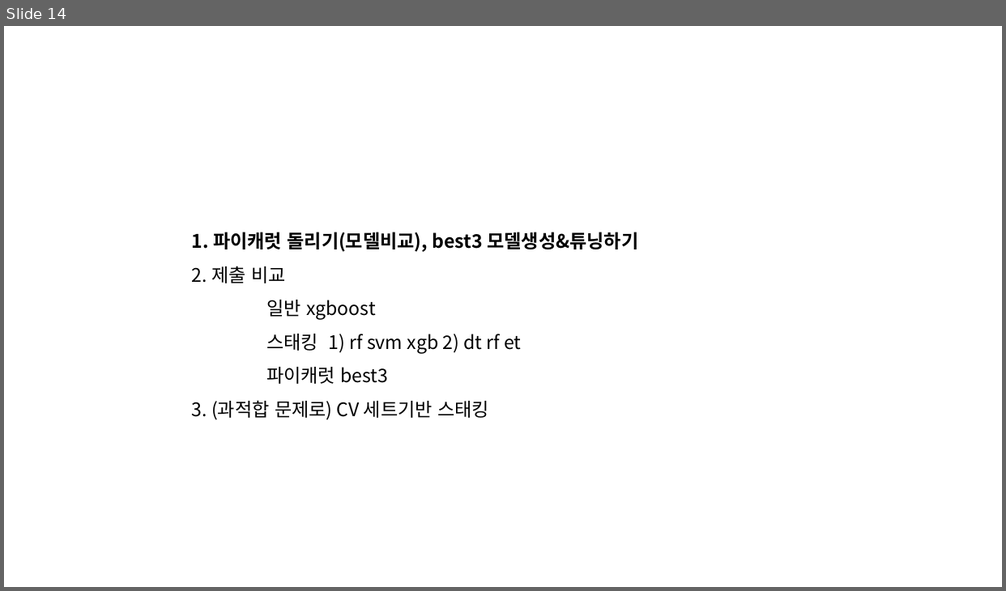
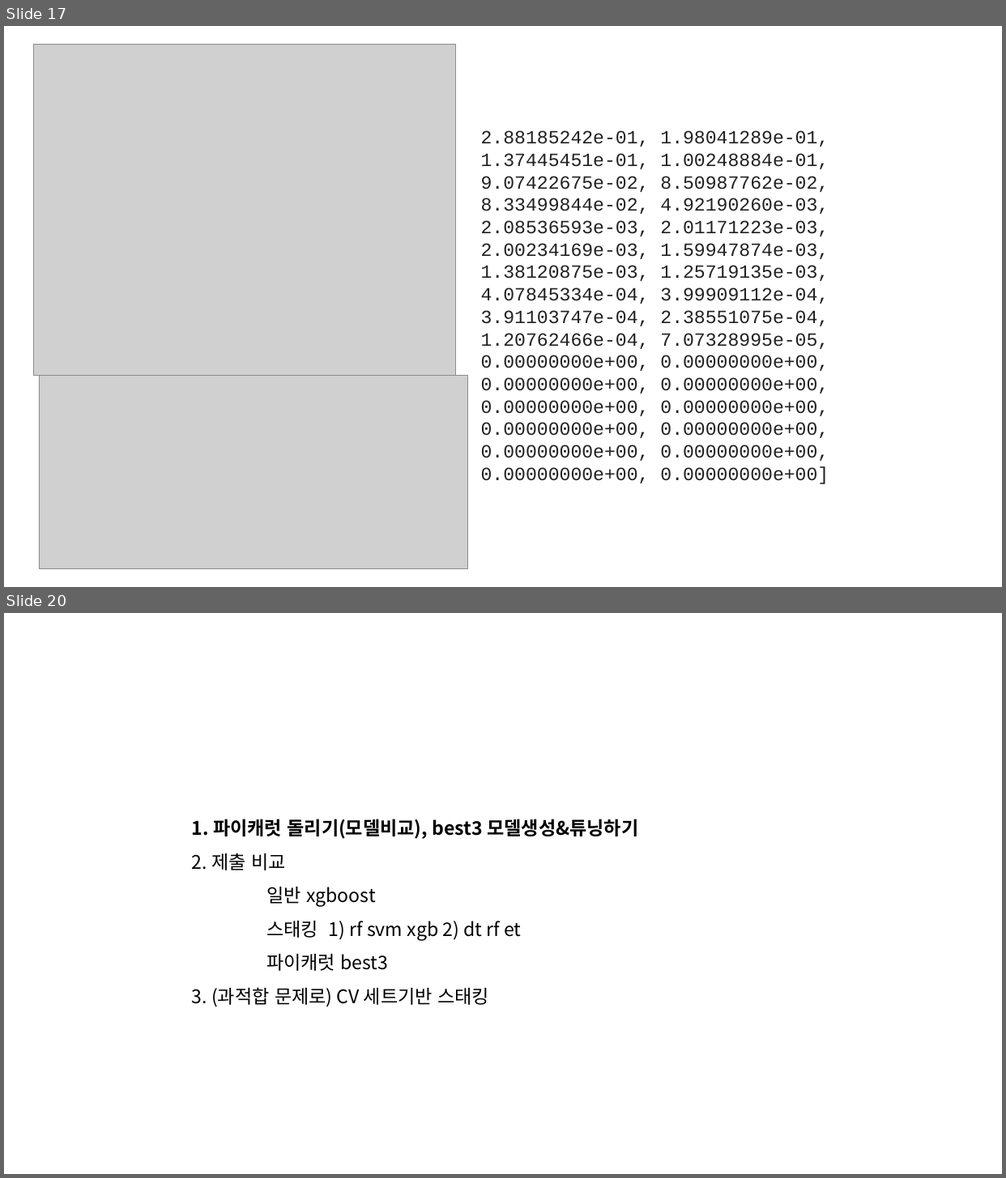
Before and after one commit to 2023dacon/Power-usage-Prediction, a slide deck: 파일/대회.pptx. Shown one above the other, each under a label of ours: slide 14 before the commit, slides 17 and 20 after it; the slides between them are not shown. The pictures are 1006x591 and 1006x1178 pixels, drawn with LibreOffice and Linux fonts; fonts in the diff are those of the drawing; grey boxes stand for pictures. Boxes give left, top, right and bottom in pixels: in the first picture for what was removed or moved away, otherwise in the second. Text is boxed around its words. In the diff, an @@ line names an element or a change of style, - is before the commit and + after.

```diff
--- a/파일/대회.pptx
+++ b/파일/대회.pptx
@@ slide 17 added at (4,26,1002,587), background #FFFFFF @@
@@ picture added at (34,45,455,377) @@
@@ text added at (481,130,829,484), 18 pt, text #212121 @@
+2.88185242e-01, 1.98041289e-01, 1.37445451e-01, 1.00248884e-01, 9.07422675e-02, 8.50987762e-02, 8.33499844e-02, 4.92190260e-03, 2.08536593e-03, 2.01171223e-03, 2.00234169e-03, 1.59947874e-03, 1.38120875e-03, 1.25719135e-03, 4.07845334e-04, 3.99909112e-04, 3.91103747e-04, 2.38551075e-04, 1.20762466e-04, 7.07328995e-05, 0.00000000e+00, 0.00000000e+00, 0.00000000e+00, 0.00000000e+00, 0.00000000e+00, 0.00000000e+00, 0.00000000e+00, 0.00000000e+00, 0.00000000e+00, 0.00000000e+00, 0.00000000e+00, 0.00000000e+00]
@@ picture added at (39,376,468,569) @@
@@ what was slide 14 is now slide 20 @@
```
Also in this commit, not shown: 3 slides changed, 6 other slides added, 1 other file.
